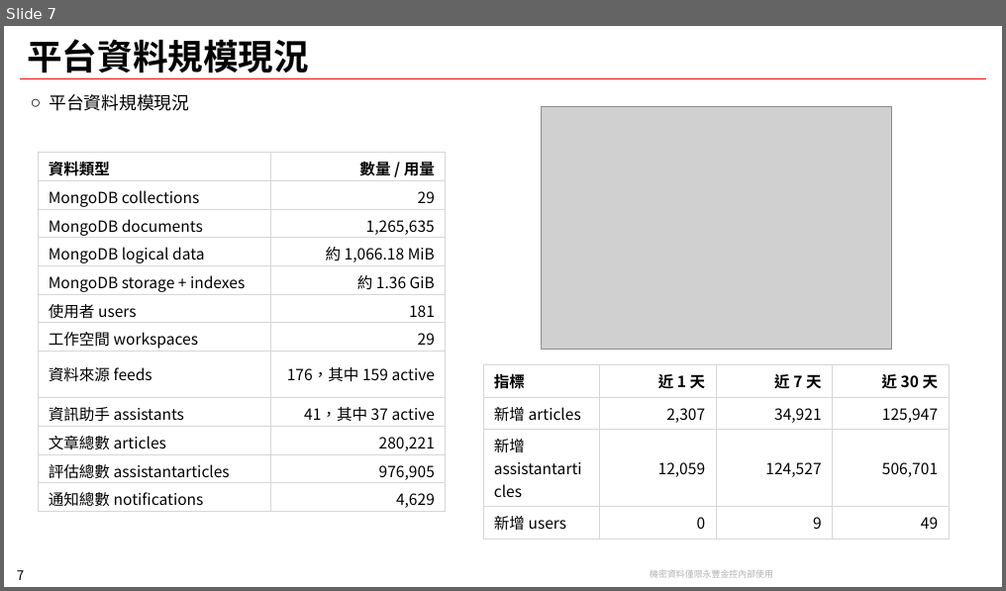
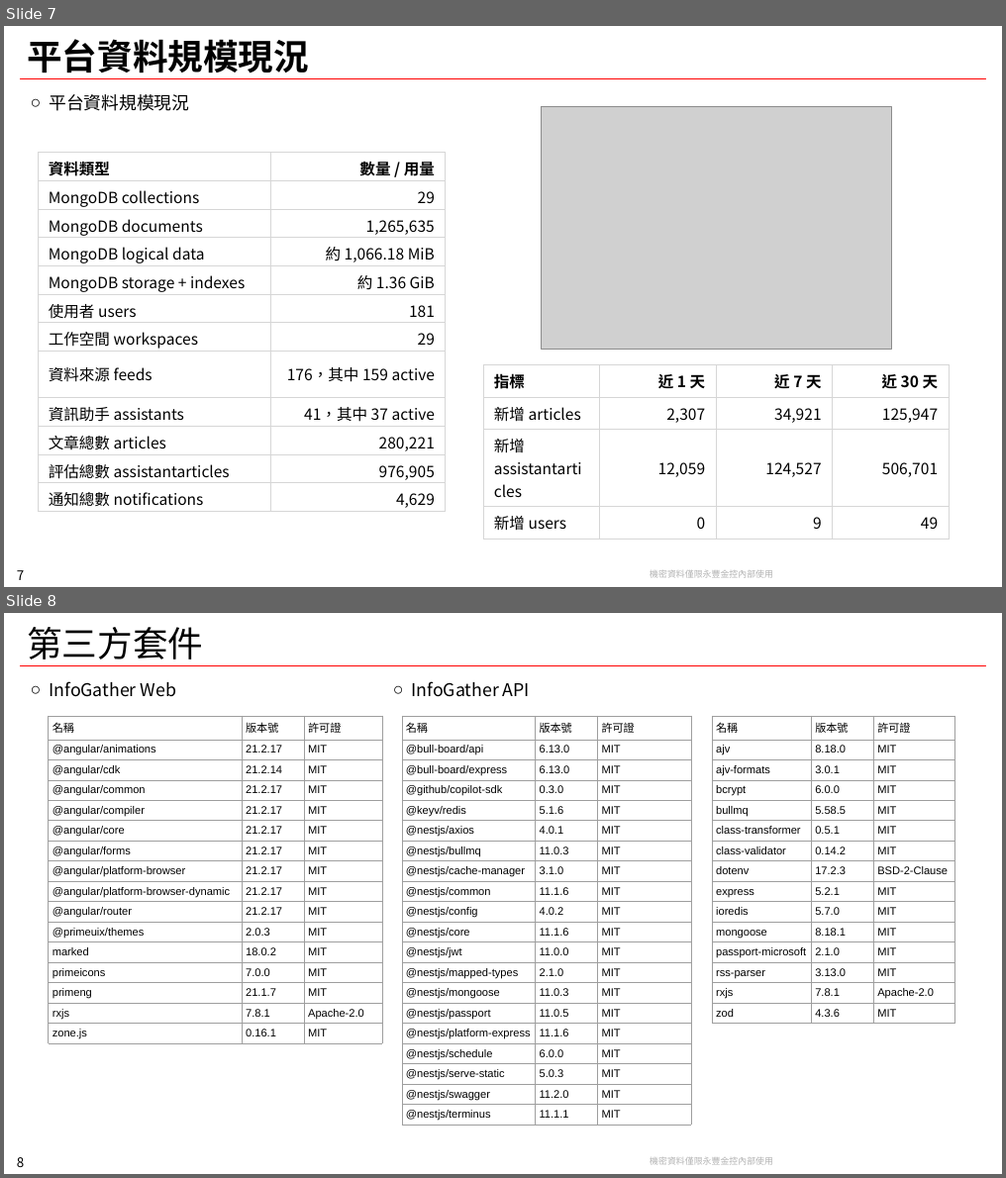
Before and after one commit to chunkai1312/temp, a slide deck: infogather.pptx. Shown one above the other, each under a label of ours: slide 7 before the commit, slides 7 and 8 after it. The pictures are 1006x591 and 1006x1178 pixels, drawn with LibreOffice and Linux fonts; fonts in the diff are those of the drawing; grey boxes stand for pictures; background and template pictures are left out. Boxes give left, top, right and bottom in pixels: in the first picture for what was removed or moved away, otherwise in the second. Text is boxed around its words. In the diff, an @@ line names an element or a change of style, - is before the commit and + after.

Commit message:
chore: add

```diff
--- a/infogather.pptx
+++ b/infogather.pptx
@@ slide 8 added at (4,613,1002,1174), background #FFFFFF; not listed: 3 template elements that a slide beside it also shows @@
@@ title added at (27,627,203,660), 32 pt, text #000000 @@
+第三方套件
@@ text added at (49,681,176,697), 16 pt, text #000000 @@
+○ InfoGather Web
@@ text added at (412,681,530,697), 16 pt, text #000000 @@
+○ InfoGather API
@@ table added at (49,716,382,1055), 16 rows, 3 columns @@
+名稱 | 版本號 | 許可證
+@angular/animations | 21.2.17 | MIT
+@angular/cdk | 21.2.14 | MIT
+@angular/common | 21.2.17 | MIT
+@angular/compiler | 21.2.17 | MIT
+@angular/core | 21.2.17 | MIT
+@angular/forms | 21.2.17 | MIT
+@angular/platform-browser | 21.2.17 | MIT
+@angular/platform-browser-dynamic | 21.2.17 | MIT
+@angular/router | 21.2.17 | MIT
+@primeuix/themes | 2.0.3 | MIT
+marked | 18.0.2 | MIT
+primeicons | 7.0.0 | MIT
+primeng | 21.1.7 | MIT
+rxjs | 7.8.1 | Apache-2.0
+zone.js | 0.16.1 | MIT
@@ table added at (402,716,691,1138), 20 rows, 3 columns @@
+名稱 | 版本號 | 許可證
+@bull-board/api | 6.13.0 | MIT
+@bull-board/express | 6.13.0 | MIT
+@github/copilot-sdk | 0.3.0 | MIT
+@keyv/redis | 5.1.6 | MIT
+@nestjs/axios | 4.0.1 | MIT
+@nestjs/bullmq | 11.0.3 | MIT
+@nestjs/cache-manager | 3.1.0 | MIT
+@nestjs/common | 11.1.6 | MIT
+@nestjs/config | 4.0.2 | MIT
+@nestjs/core | 11.1.6 | MIT
+@nestjs/jwt | 11.0.0 | MIT
+@nestjs/mapped-types | 2.1.0 | MIT
+@nestjs/mongoose | 11.0.3 | MIT
+@nestjs/passport | 11.0.5 | MIT
+@nestjs/platform-express | 11.1.6 | MIT
+@nestjs/schedule | 6.0.0 | MIT
+@nestjs/serve-static | 5.0.3 | MIT
+@nestjs/swagger | 11.2.0 | MIT
+@nestjs/terminus | 11.1.1 | MIT
@@ table added at (712,716,954,1033), 15 rows, 3 columns @@
+名稱 | 版本號 | 許可證
+ajv | 8.18.0 | MIT
+ajv-formats | 3.0.1 | MIT
+bcrypt | 6.0.0 | MIT
+bullmq | 5.58.5 | MIT
+class-transformer | 0.5.1 | MIT
+class-validator | 0.14.2 | MIT
+dotenv | 17.2.3 | BSD-2-Clause
+express | 5.2.1 | MIT
+ioredis | 5.7.0 | MIT
+mongoose | 8.18.1 | MIT
+passport-microsoft | 2.1.0 | MIT
+rss-parser | 3.13.0 | MIT
+rxjs | 7.8.1 | Apache-2.0
+zod | 4.3.6 | MIT
```
Also in this commit, not shown: 1 other slide added.
